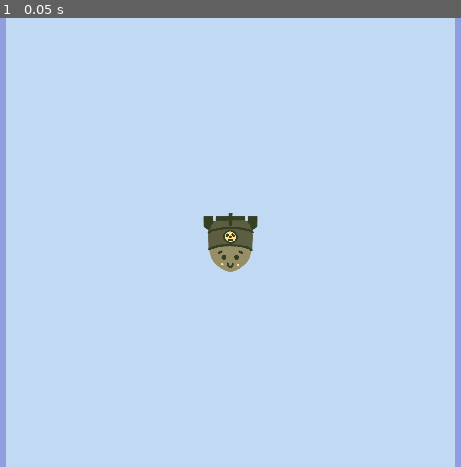
Above: before the commit, frame 1.
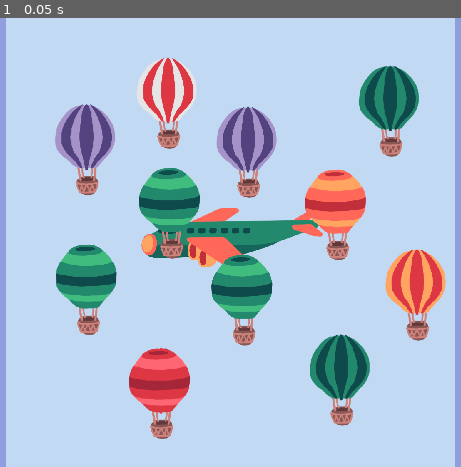
Above: after the commit, the same moment.

Repository: Hangover-Sunshine/DEFCON-JUNIOR
Game: Godot game, scene res://scenes/test/demo_art.tscn
Same seed, same stepped clock (60 frames per second), same inputs: the game is played once before the commit and once after it. This scene is started directly instead of the project's main scene.
Inputs:
- Up to frame 1 (0.05 s): no input

The runs differ from the first frame. In frame 1, 21% of the frame differs, in the area x 11-97%, y 8-94%.

Commit message:
PC Skele Push, PC Trail Particle, and Basic Props

Diff:
--- a/prefabs/sprites/pc_skeleton.tscn
+++ b/prefabs/art/pc_skeleton.tscn
@@ -210,30 +210,32 @@
 
 [node name="PC_Skeleton" type="Node2D"]
 
-[node name="Body" type="Sprite2D" parent="."]
-texture = ExtResource("1_3ihlu")
-
-[node name="Face" type="Node2D" parent="."]
-
-[node name="Mouth" type="Sprite2D" parent="Face"]
+[node name="Nuke" type="Node2D" parent="."]
+
+[node name="Body" type="Sprite2D" parent="Nuke"]
+texture = ExtResource("1_wubup")
+
+[node name="Face" type="Node2D" parent="Nuke"]
+
+[node name="Mouth" type="Sprite2D" parent="Nuke/Face"]
 position = Vector2(0, 51)
-texture = ExtResource("2_3kuh4")
+texture = ExtResource("2_rmai2")
 hframes = 2
 
-[node name="Eyes" type="Sprite2D" parent="Face"]
+[node name="Eyes" type="Sprite2D" parent="Nuke/Face"]
 position = Vector2(-1, 35)
-texture = ExtResource("3_jdxfh")
+texture = ExtResource("3_l5tgn")
 vframes = 2
 
-[node name="Brows" type="Sprite2D" parent="Face"]
+[node name="Brows" type="Sprite2D" parent="Nuke/Face"]
 position = Vector2(0, 24)
-texture = ExtResource("4_vg5qx")
-
-[node name="Dimples" type="Sprite2D" parent="Face"]
+texture = ExtResource("4_p4fwh")
+
+[node name="Dimples" type="Sprite2D" parent="Nuke/Face"]
 position = Vector2(-1, 53)
-texture = ExtResource("5_klhsa")
-
-[node name="AP_Face" type="AnimationPlayer" parent="."]
+texture = ExtResource("5_onoce")
+
+[node name="AP_Face" type="AnimationPlayer" parent="Nuke"]
 libraries = {
 "": SubResource("AnimationLibrary_pubdk")
 }
--- /dev/null
+++ b/prefabs/art/prop_balloon.gd
@@ -0,0 +1,7 @@
+extends Node2D
+@onready var balloon = $HAB/Balloon
+
+
+# Called when the node enters the scene tree for the first time.
+func _ready():
+	balloon.frame = randi() % 9
--- /dev/null
+++ b/prefabs/art/prop_balloon.tscn
@@ -0,0 +1,20 @@
+[gd_scene load_steps=4 format=3 uid="uid://cp8880vb66kkj"]
+
+[ext_resource type="Script" path="res://prefabs/art/prop_balloon.gd" id="1_486ei"]
+[ext_resource type="Texture2D" uid="uid://iyydc8g36f44" path="res://assets/sprites/prop/Prop_Basket.png" id="1_dd5gd"]
+[ext_resource type="Texture2D" uid="uid://buraaha3m3yoo" path="res://assets/sprites/prop/Prop_Balloon.png" id="2_fi2gu"]
+
+[node name="Prop_Balloon" type="Node2D"]
+script = ExtResource("1_486ei")
+
+[node name="HAB" type="Node2D" parent="."]
+
+[node name="Basket" type="Sprite2D" parent="HAB"]
+position = Vector2(0, 12)
+texture = ExtResource("1_dd5gd")
+
+[node name="Balloon" type="Sprite2D" parent="HAB"]
+position = Vector2(-6, -89)
+texture = ExtResource("2_fi2gu")
+hframes = 3
+vframes = 3
--- /dev/null
+++ b/prefabs/art/prop_plane.gd
@@ -0,0 +1,7 @@
+extends Node2D
+@onready var plane = $Plane
+
+
+# Called when the node enters the scene tree for the first time.
+func _ready():
+	plane.frame = randi() % 5
--- /dev/null
+++ b/prefabs/art/prop_plane.tscn
@@ -0,0 +1,12 @@
+[gd_scene load_steps=3 format=3 uid="uid://bfgxj2i15qqvr"]
+
+[ext_resource type="Script" path="res://prefabs/art/prop_plane.gd" id="1_lgfpa"]
+[ext_resource type="Texture2D" uid="uid://8chggvnc7r5r" path="res://assets/sprites/prop/Prop_Plane.png" id="1_s64ra"]
+
+[node name="Prop_Plane" type="Node2D"]
+script = ExtResource("1_lgfpa")
+
+[node name="Plane" type="Sprite2D" parent="."]
+texture = ExtResource("1_s64ra")
+hframes = 2
+vframes = 3
--- a/prefabs/entities/player.tscn
+++ b/prefabs/entities/player.tscn
@@ -1,7 +1,7 @@
 [gd_scene load_steps=5 format=3 uid="uid://cff0irid7qcej"]
 
 [ext_resource type="Script" path="res://scripts/game/player.gd" id="1_je4ut"]
-[ext_resource type="PackedScene" uid="uid://dny78qniqp7xr" path="res://prefabs/sprites/pc_skeleton.tscn" id="1_sgups"]
+[ext_resource type="PackedScene" uid="uid://dny78qniqp7xr" path="res://prefabs/art/pc_skeleton.tscn" id="1_sgups"]
 
 [sub_resource type="CapsuleShape2D" id="CapsuleShape2D_reof2"]
 radius = 53.0
--- a/scenes/test/demo_art.tscn
+++ b/scenes/test/demo_art.tscn
@@ -1,6 +1,7 @@
-[gd_scene load_steps=2 format=3 uid="uid://nsgp1qhggor8"]
+[gd_scene load_steps=3 format=3 uid="uid://nsgp1qhggor8"]
 
-[ext_resource type="PackedScene" uid="uid://dny78qniqp7xr" path="res://prefabs/sprites/pc_skeleton.tscn" id="1_d7sab"]
+[ext_resource type="PackedScene" uid="uid://cp8880vb66kkj" path="res://prefabs/art/prop_balloon.tscn" id="1_dlr3o"]
+[ext_resource type="PackedScene" uid="uid://bfgxj2i15qqvr" path="res://prefabs/art/prop_plane.tscn" id="1_g0ygs"]
 
 [node name="demo_art" type="Node2D"]
 
@@ -20,4 +21,40 @@
 offset_bottom = 540.0
 color = Color(0.756863, 0.85098, 0.94902, 1)
 
-[node name="PC_Skeleton" parent="." instance=ExtResource("1_d7sab")]
+[node name="Prop_Plane" parent="." instance=ExtResource("1_g0ygs")]
+
+[node name="Prop_Balloon" parent="." instance=ExtResource("1_dlr3o")]
+position = Vector2(-344, -167)
+
+[node name="Prop_Balloon2" parent="." instance=ExtResource("1_dlr3o")]
+position = Vector2(-148, -279)
+
+[node name="Prop_Balloon3" parent="." instance=ExtResource("1_dlr3o")]
+position = Vector2(44, -161)
+
+[node name="Prop_Balloon4" parent="." instance=ExtResource("1_dlr3o")]
+position = Vector2(-141, -15)
+
+[node name="Prop_Balloon5" parent="." instance=ExtResource("1_dlr3o")]
+position = Vector2(-341, 169)
+
+[node name="Prop_Balloon6" parent="." instance=ExtResource("1_dlr3o")]
+position = Vector2(33, 194)
+
+[node name="Prop_Balloon7" parent="." instance=ExtResource("1_dlr3o")]
+position = Vector2(258, -11)
+
+[node name="Prop_Balloon8" parent="." instance=ExtResource("1_dlr3o")]
+position = Vector2(386, -260)
+
+[node name="Prop_Balloon9" parent="." instance=ExtResource("1_dlr3o")]
+position = Vector2(450, 182)
+
+[node name="Prop_Balloon10" parent="." instance=ExtResource("1_dlr3o")]
+position = Vector2(268, 387)
+
+[node name="Prop_Balloon11" parent="." instance=ExtResource("1_dlr3o")]
+position = Vector2(-165, 419)
+
+[node name="Prop_Balloon12" parent="." instance=ExtResource("1_dlr3o")]
+position = Vector2(-165, 419)
Binary file added: assets/particle/PC_Trail.png
Not shown, added: assets/particle/PC_Trail.png.import
Binary file added: assets/sprites/prop/Prop_Balloon.png
Not shown, added: assets/sprites/prop/Prop_Balloon.png.import
Binary file added: assets/sprites/prop/Prop_Basket.png
Not shown, added: assets/sprites/prop/Prop_Basket.png.import
Binary file added: assets/sprites/prop/Prop_Plane.png
Not shown, added: assets/sprites/prop/Prop_Plane.png.import
Not shown: 1 places in prefabs/art/pc_skeleton.tscn that only renumber resources
